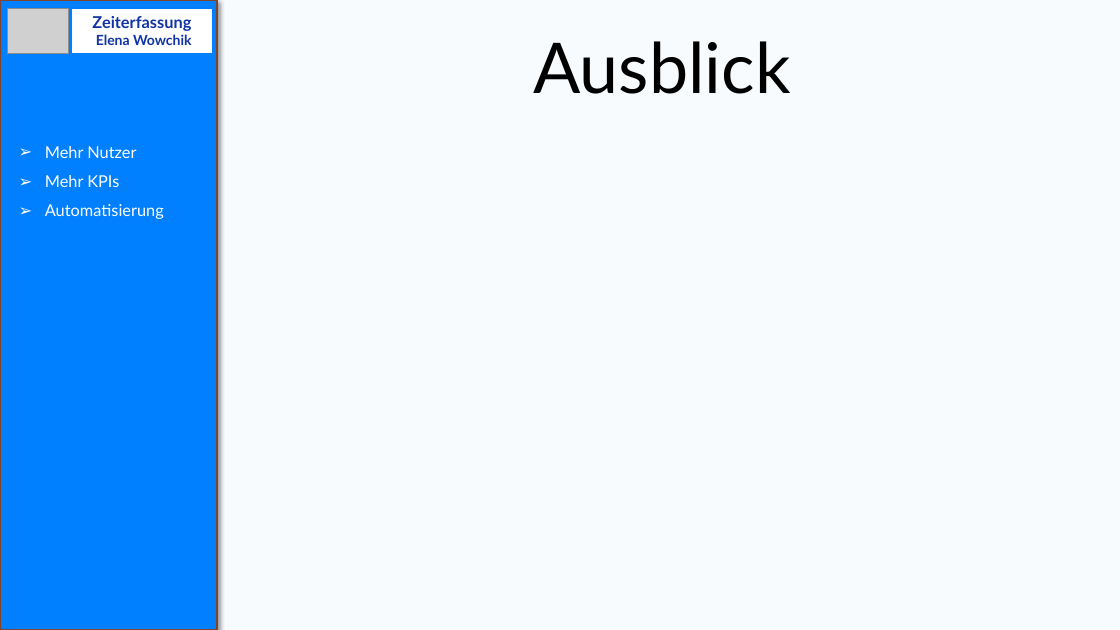
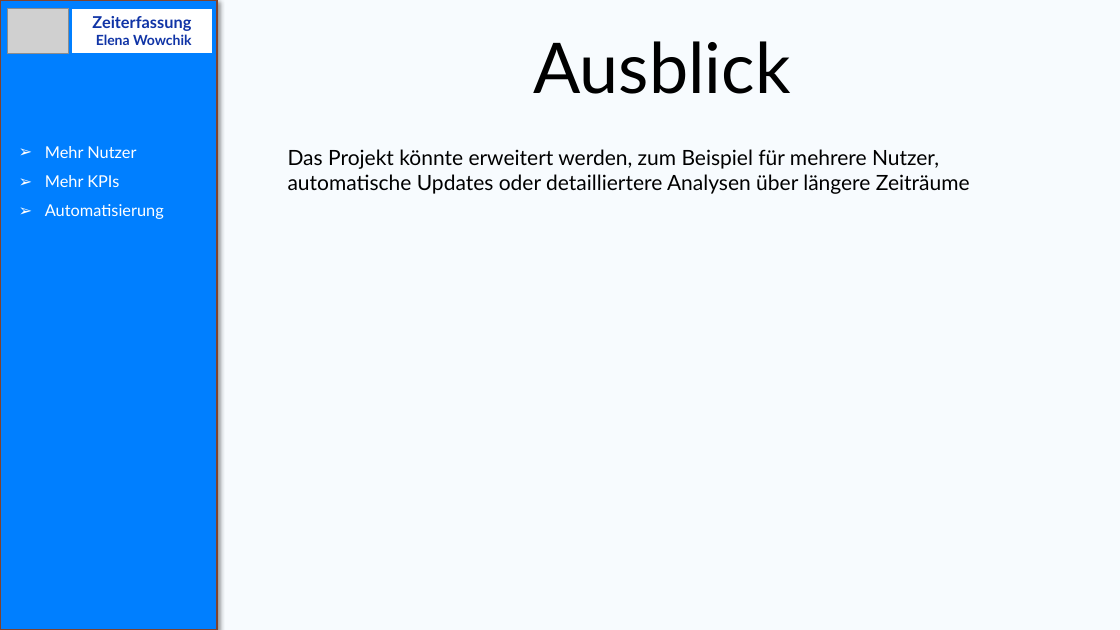
Before and after one commit to Elena-Wowchik/Projekt_Zeiterfassung, a slide deck: slide 17 of zeiterfassung_Projekt_Präsentation.pptx (slide 14 before the commit). Drawn at 1120x630 pixels with LibreOffice and Linux fonts; fonts in the diff are those of the drawing; grey boxes stand for pictures. Boxes give left, top, right and bottom in pixels: in the first picture for what was removed or moved away, otherwise in the second. Text is boxed around its words. In the diff, an @@ line names an element or a change of style, - is before the commit and + after.

```diff
--- a/zeiterfassung_Projekt_Präsentation.pptx
+++ b/zeiterfassung_Projekt_Präsentation.pptx
@@ text added at box(288, 149, 970, 194), 18 pt, text #000000 @@
+Das Projekt könnte erweitert werden, zum Beispiel für mehrere Nutzer, automatische Updates oder detailliertere Analysen über längere Zeiträume
```
Also in this commit, not shown: 12 other slides changed, 4 slides added, 1 slide removed, 1 other file.
